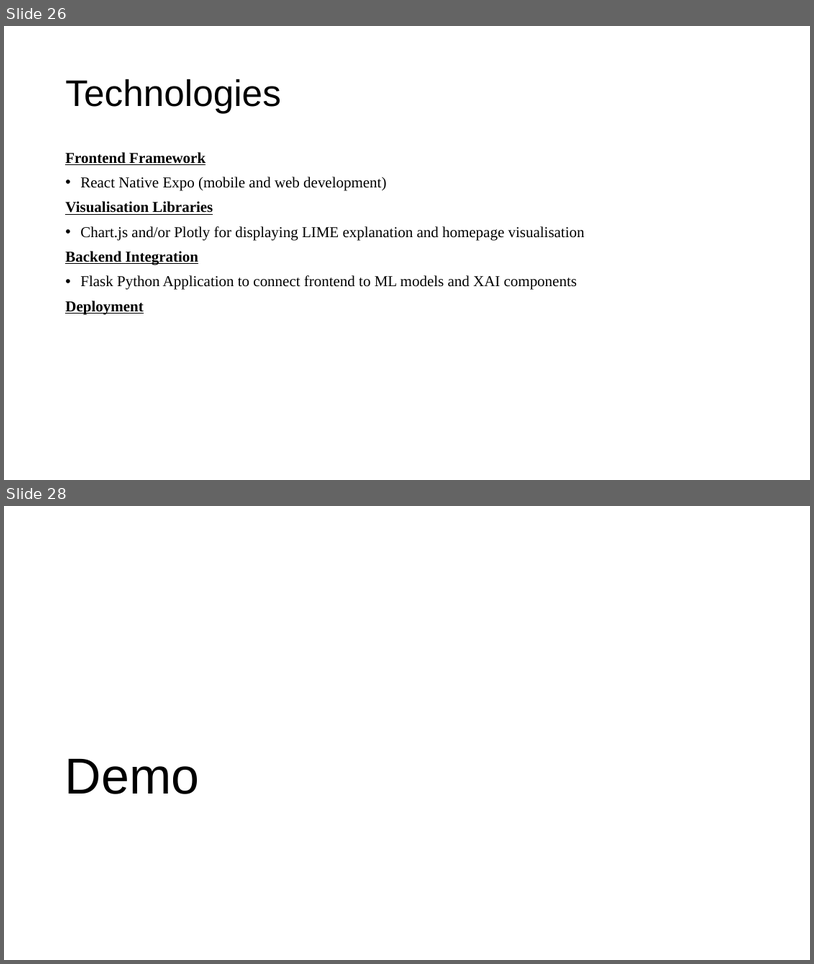
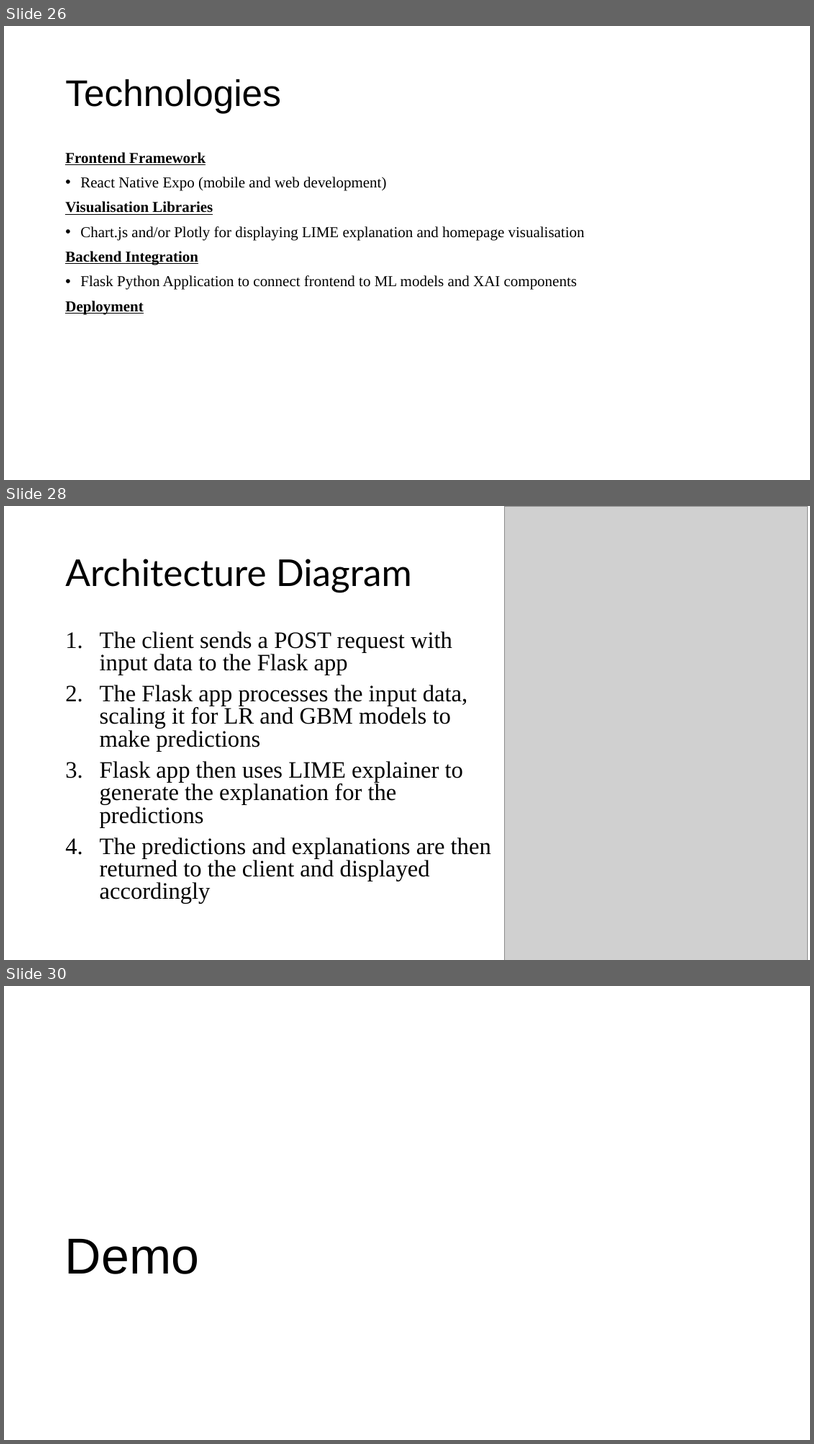
Before and after one commit to TayyebaSadaq/Diabetes-Prediction-using-Machine-Learning-and-Explainable-AI-Techniques, a slide deck: Diabetes Prediction with Machine Learning (ML).pptx. Shown one above the other, each under a label of ours: slides 26 and 28 before the commit, slides 26, 28 and 30 after it; the slides between them are not shown. The pictures are 814x964 and 814x1444 pixels, drawn with LibreOffice and Linux fonts; fonts in the diff are those of the drawing; grey boxes stand for pictures. Boxes give left, top, right and bottom in pixels: in the first picture for what was removed or moved away, otherwise in the second. Text is boxed around its words. In the diff, an @@ line names an element or a change of style, - is before the commit and + after.

```diff
--- a/Diabetes Prediction with Machine Learning (ML).pptx
+++ b/Diabetes Prediction with Machine Learning (ML).pptx
@@ slide 28 added at bbox=[4, 506, 810, 960], background #FFFFFF @@
@@ picture added at bbox=[505, 506, 808, 960] @@
@@ title added at bbox=[65, 559, 412, 592], 44 pt, text #000000 @@
+Architecture Diagram
@@ text added at bbox=[100, 631, 491, 903], 28 pt, text #000000 @@
+1. The client sends a POST request with input data to the Flask app
+2. The Flask app processes the input data, scaling it for LR and GBM models to make predictions
+3. Flask app then uses LIME explainer to generate the explanation for the predictions
+4. The predictions and explanations are then returned to the client and displayed accordingly
@@ what was slide 28 is now slide 30 @@
```
Also in this commit, not shown: 2 other slides added, 1 slide removed, 9 other files.
